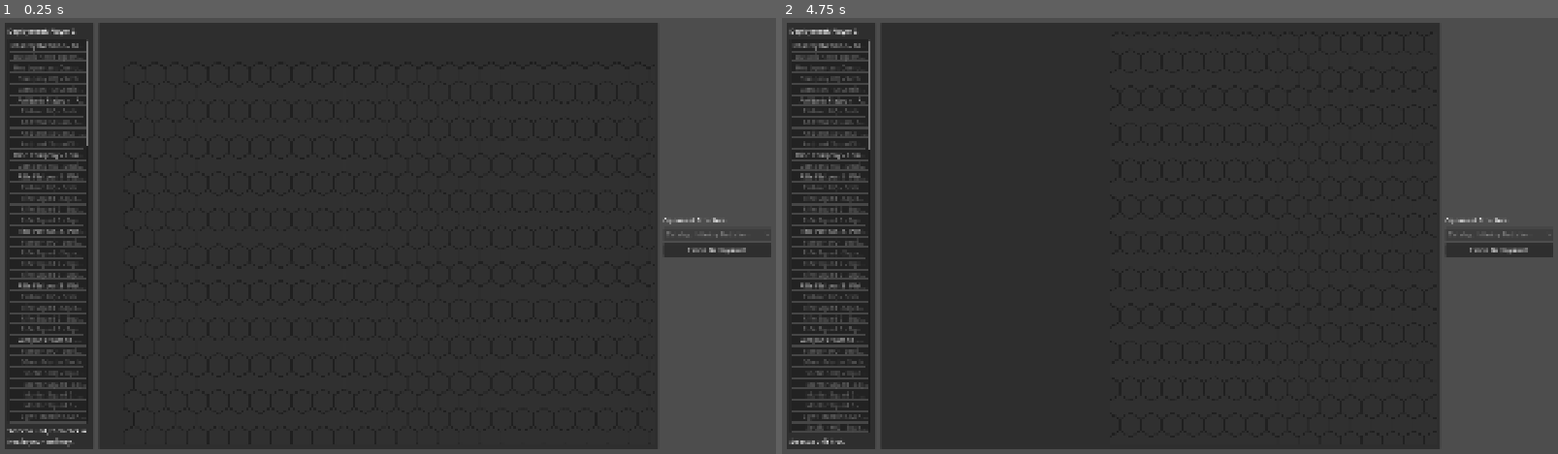
Above: before the commit, frames 1-2 (left to right).
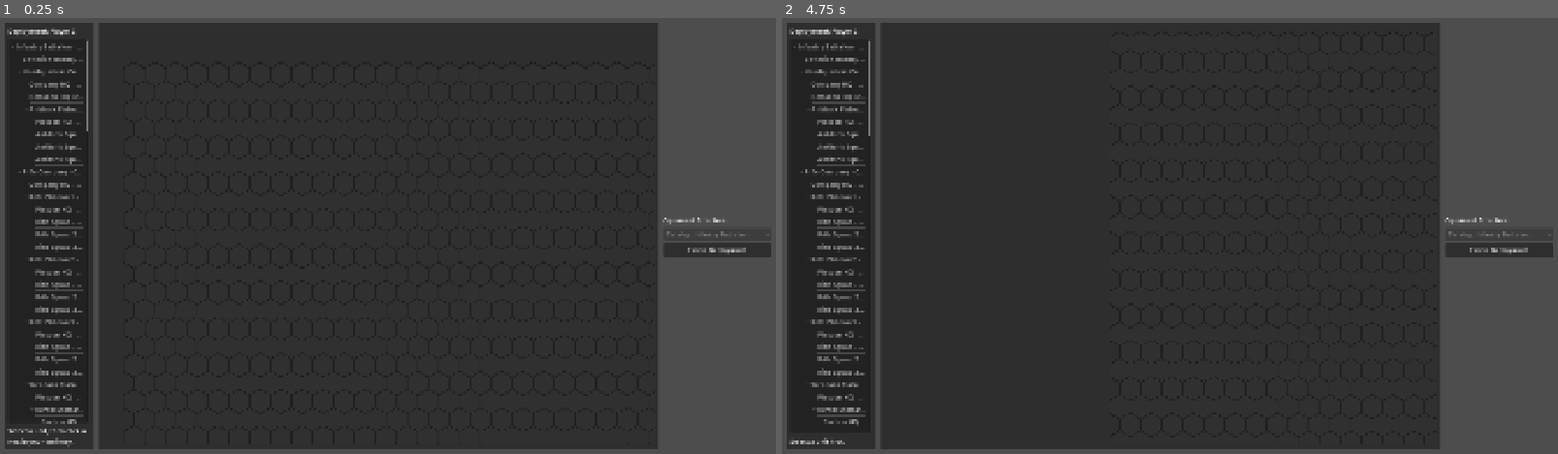
Above: after the commit, the same moments.

Repository: cpt-miche/Combat-Mission-Companion
Game: Godot game, scene res://scenes/deployment/DeploymentScreen.tscn
Same seed, same stepped clock (60 frames per second), same inputs: the game is played once before the commit and once after it. This scene is started directly instead of the project's main scene.
Inputs (mouse positions are in pixels of both pictures, inside the frame that each line leads up to):
- Up to frame 1 (0.25 s): no input
- Up to frame 2 (4.75 s): click "Finish Deployment" at 0.5 s; click "Finish Deployment" at 1.25 s; click "Finish Deployment" at 2 s; tap A at 2.75, 3.5, 4.25 s; drag from (1162, 236) to (1247, 140) at 2.77 s; drag from (1014, 257) to (1131, 323) at 3.52 s; move the mouse to (1247, 140) at 4.27 s; hold Ctrl from 4.28 s (still down); click (1247, 140) at 4.42 s

The runs differ from the first frame. In frame 1, 3.3% of the frame differs, in the area x 1-12%, y 5-94%; in frame 2, 3.4%, in the area x 1-12%, y 5-96%.

Commit message:
Switch deployment unit list from ItemList to Tree

Diff:
--- a/scenes/deployment/DeploymentScreen.tscn
+++ b/scenes/deployment/DeploymentScreen.tscn
@@ -51,7 +51,7 @@
 layout_mode = 2
 text = "Deployment"
 
-[node name="UnitList" type="ItemList" parent="RootMargin/MainHBox/LeftPanel/LeftMargin/LeftVBox"]
+[node name="UnitList" type="Tree" parent="RootMargin/MainHBox/LeftPanel/LeftMargin/LeftVBox"]
 unique_name_in_owner = true
 layout_mode = 2
 size_flags_vertical = 3
--- a/scripts/ui/deployment/DeploymentScreen.gd
+++ b/scripts/ui/deployment/DeploymentScreen.gd
@@ -4,7 +4,7 @@
 const DeploymentAIService = preload("res://scripts/systems/deployment_ai/DeploymentAIService.gd")
 
 @onready var phase_label: Label = %PhaseLabel
-@onready var unit_list: ItemList = %UnitList
+@onready var unit_list: Tree = %UnitList
 @onready var status_label: Label = %StatusLabel
 @onready var hex_map_view: DeploymentHexMapView = %HexMapView
 @onready var p2_structure_label: Label = %P2StructureLabel
@@ -18,6 +18,8 @@
 	_player_index = 0 if GameState.current_phase == GameState.Phase.DEPLOYMENT_P1 else 1
 	_ensure_players_initialized()
 	_populate_p2_structure_picker()
+	unit_list.columns = 1
+	unit_list.hide_root = true
 	_build_deployable_unit_list()
 	_refresh_phase_ui("Select a unit, then click a hex in your territory.")
 
@@ -433,37 +435,37 @@
 	_deployable_units.clear()
 
 	var division_tree = GameState.players[_player_index].get("division_tree", {})
-	var flattened: Array[Dictionary] = []
-	_flatten_units(division_tree, flattened, 0)
-
-	for entry in flattened:
-		var unit_data := entry.get("unit", {}) as Dictionary
-		var depth := int(entry.get("depth", 0))
-		var block_reason := _deployability_block_reason(unit_data)
-		var display_label := _unit_label(unit_data, depth)
-		if not block_reason.is_empty():
-			display_label += "  [Not deployable: %s]" % block_reason
-
-		unit_list.add_item(display_label)
-		var item_index := unit_list.item_count - 1
-		unit_list.set_item_metadata(item_index, {
-			"unit": unit_data,
-			"base_block_reason": block_reason
-		})
-		unit_list.set_item_disabled(item_index, not block_reason.is_empty())
-		_deployable_units.append(unit_data)
-
-func _flatten_units(node: Variant, output: Array[Dictionary], depth: int) -> void:
+	var root_item := unit_list.create_item()
+	_build_deployable_unit_tree_items(root_item, division_tree)
+
+func _build_deployable_unit_tree_items(parent_item: TreeItem, node: Variant) -> void:
 	if typeof(node) != TYPE_DICTIONARY:
 		return
-	var unit := node as Dictionary
-	if not unit.is_empty():
-		output.append({
-			"unit": unit,
-			"depth": depth
-		})
-	for child in unit.get("children", []):
-		_flatten_units(child, output, depth + 1)
+
+	var unit_data := node as Dictionary
+	if unit_data.is_empty():
+		return
+
+	var item := unit_list.create_item(parent_item)
+	var block_reason := _deployability_block_reason(unit_data)
+	var display_label := _unit_label(unit_data)
+	if not block_reason.is_empty():
+		display_label += "  [Not deployable: %s]" % block_reason
+	item.set_text(0, display_label)
+	item.set_selectable(0, block_reason.is_empty())
+	item.set_metadata(0, {
+		"unit": unit_data,
+		"base_block_reason": block_reason,
+		"unit_id": String(unit_data.get("id", ""))
+	})
+	_deployable_units.append(unit_data)
+
+	var children_variant: Variant = unit_data.get("children", [])
+	if typeof(children_variant) != TYPE_ARRAY:
+		return
+
+	for child in children_variant:
+		_build_deployable_unit_tree_items(item, child)
 
 
 func _string_for_type(raw_type: Variant) -> String:
@@ -493,12 +495,17 @@
 	return "%s%s - %s %s" % ["  ".repeat(max(depth, 0)), name, size.capitalize(), type.capitalize()]
 
 func _on_hex_selected(column: int, row: int) -> void:
-	var selected := unit_list.get_selected_items()
-	if selected.is_empty():
+	var selected_item := unit_list.get_selected()
+	if selected_item == null:
 		_refresh_phase_ui("Select a unit first.")
 		return
 
-	var selected_metadata := unit_list.get_item_metadata(selected[0]) as Dictionary
+	var selected_metadata_variant: Variant = selected_item.get_metadata(0)
+	if typeof(selected_metadata_variant) != TYPE_DICTIONARY:
+		_refresh_phase_ui("Select a unit first.")
+		return
+
+	var selected_metadata := selected_metadata_variant as Dictionary
 	var unit_data := selected_metadata.get("unit", {}) as Dictionary
 	var base_block_reason := String(selected_metadata.get("base_block_reason", ""))
 	if not base_block_reason.is_empty():
